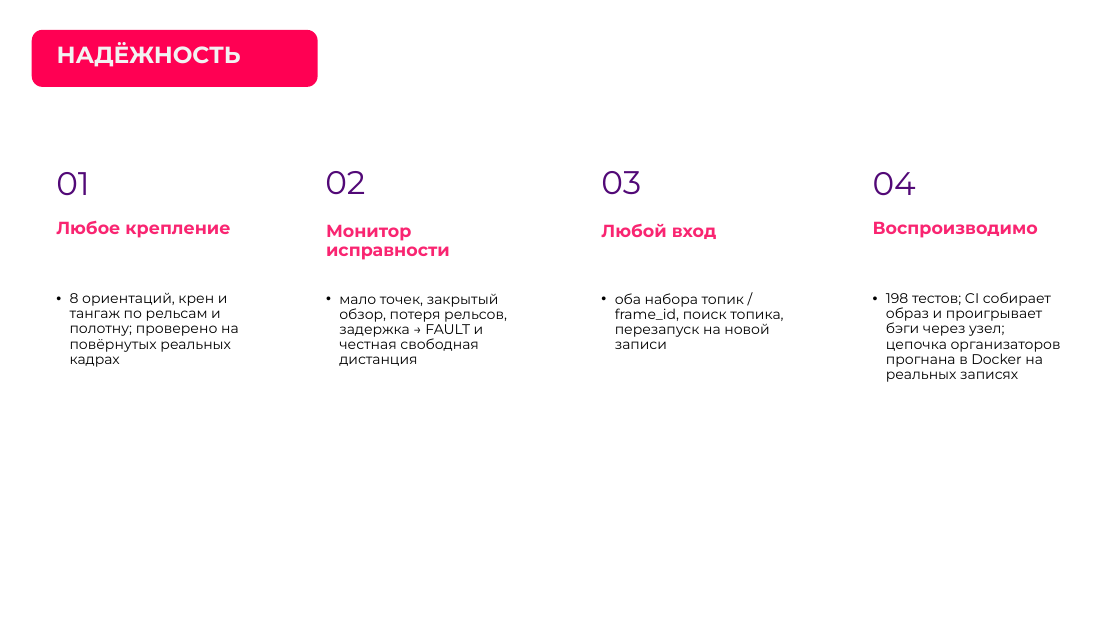
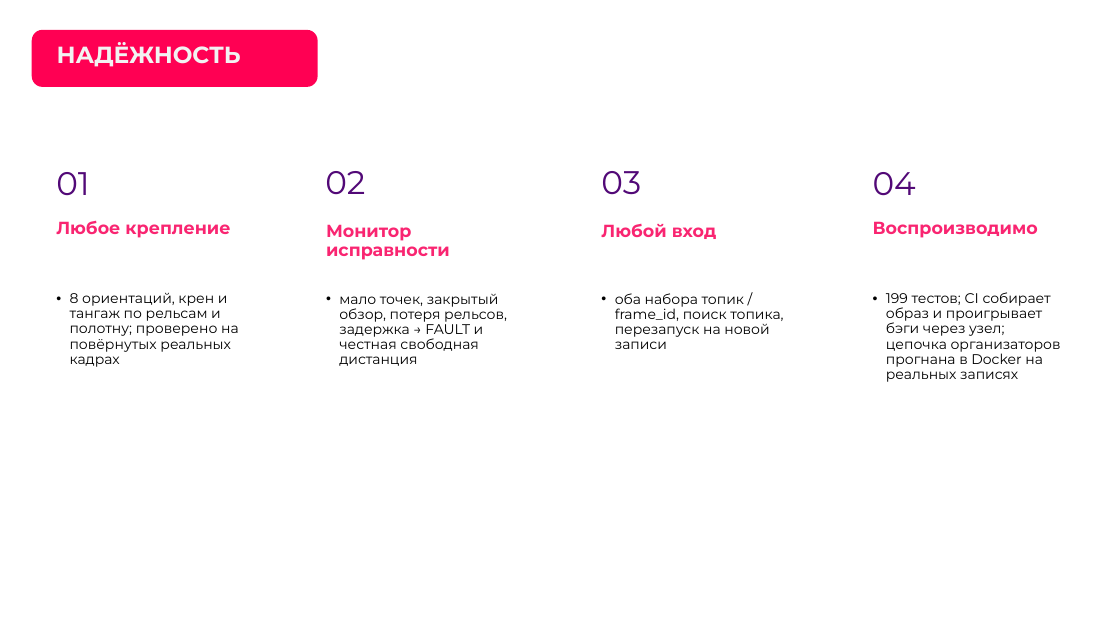
Before and after one commit to pmixay/ReSense, a slide deck: slide 13 of docs/presentation/ReSense_LCT2026.pptx. Drawn at 1120x630 pixels with LibreOffice and Linux fonts; fonts in the diff are those of the drawing; background and template pictures are left out. Boxes give left, top, right and bottom in pixels: in the first picture for what was removed or moved away, otherwise in the second. Text is boxed around its words. In the diff, an @@ line names an element or a change of style, - is before the commit and + after.

```diff
--- a/docs/presentation/ReSense_LCT2026.pptx
+++ b/docs/presentation/ReSense_LCT2026.pptx
@@ text at [886, 292, 1061, 382]: text changed @@
-• 198 тестов; CI собирает образ и проигрывает бэги через узел; цепочка организаторов прогнана в Docker на реальных записях
+• 199 тестов; CI собирает образ и проигрывает бэги через узел; цепочка организаторов прогнана в Docker на реальных записях
```
Also in this commit, not shown: 1 other slide changed, 8 other files.
